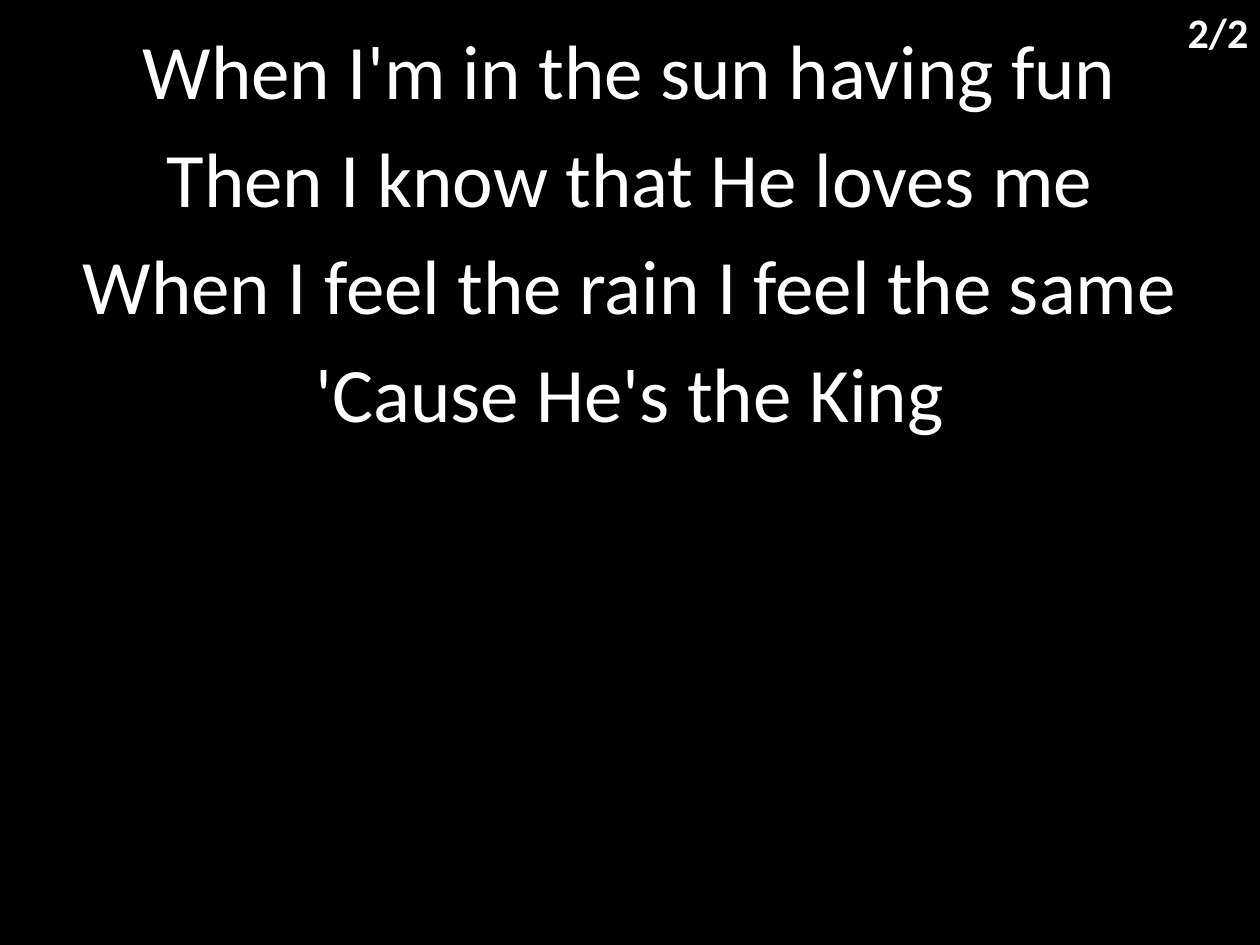
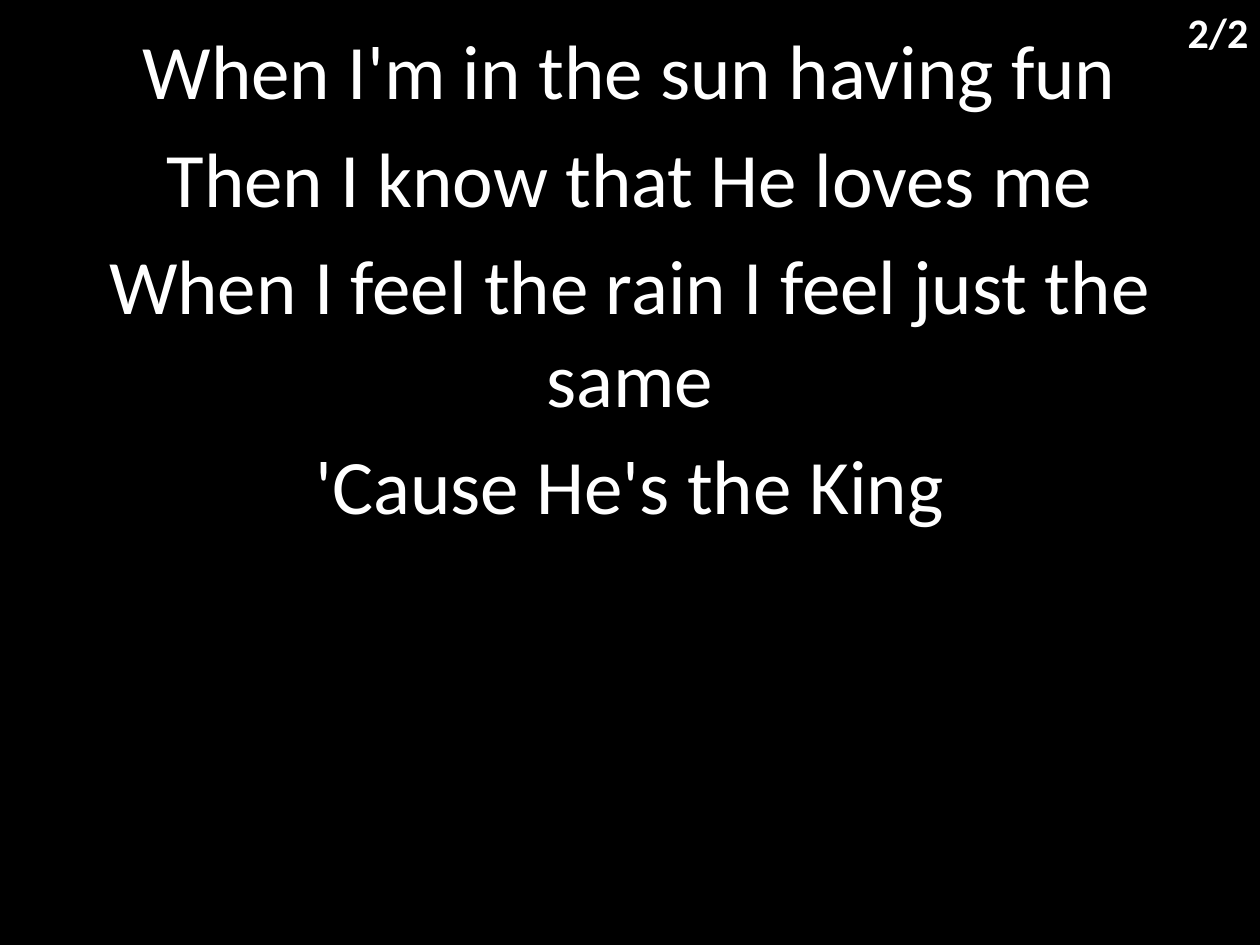
Before and after one commit to hoo-are-ya/worship, a slide deck: slide 4 of docs/songs_2022-10-16.pptx. Drawn at 1260x945 pixels with LibreOffice and Linux fonts; fonts in the diff are those of the drawing. Boxes give left, top, right and bottom in pixels: in the first picture for what was removed or moved away, otherwise in the second. Text is boxed around its words. In the diff, an @@ line names an element or a change of style, - is before the commit and + after.

```diff
--- a/docs/songs_2022-10-16.pptx
+++ b/docs/songs_2022-10-16.pptx
@@ subtitle at box(109, 260, 1149, 408): text changed @@
-When I feel the rain I feel the same
+When I feel the rain I feel just the same
```
Also in this commit, not shown: 1 other slide changed, 1 other file.
